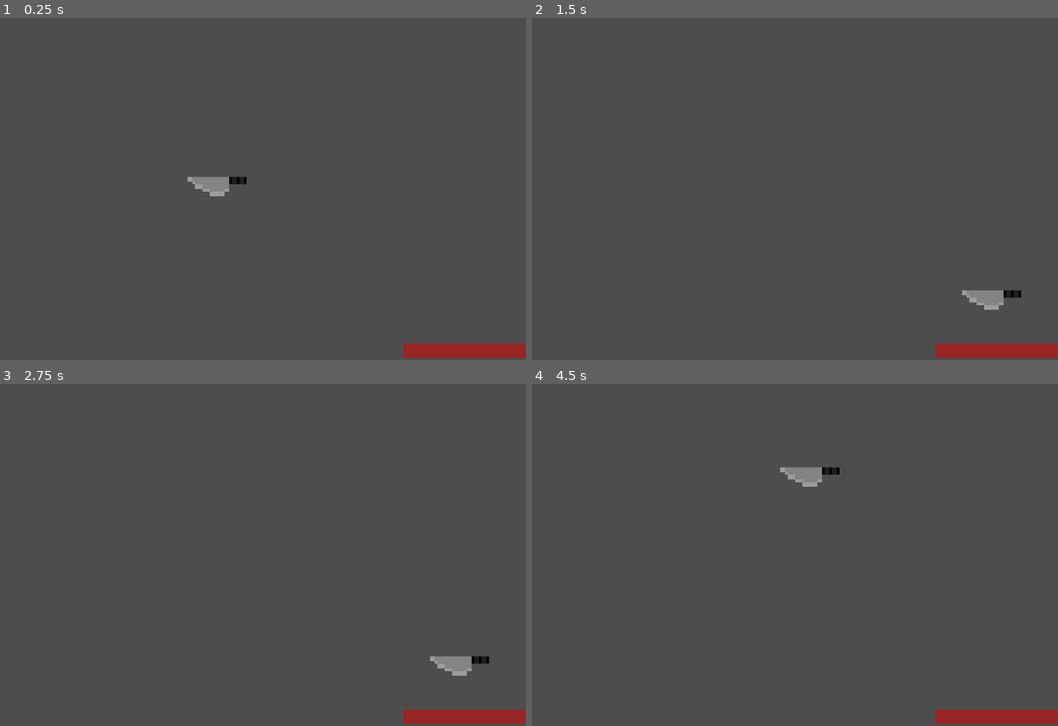
Above: before the commit, frames 1-4 (two rows, left to right).
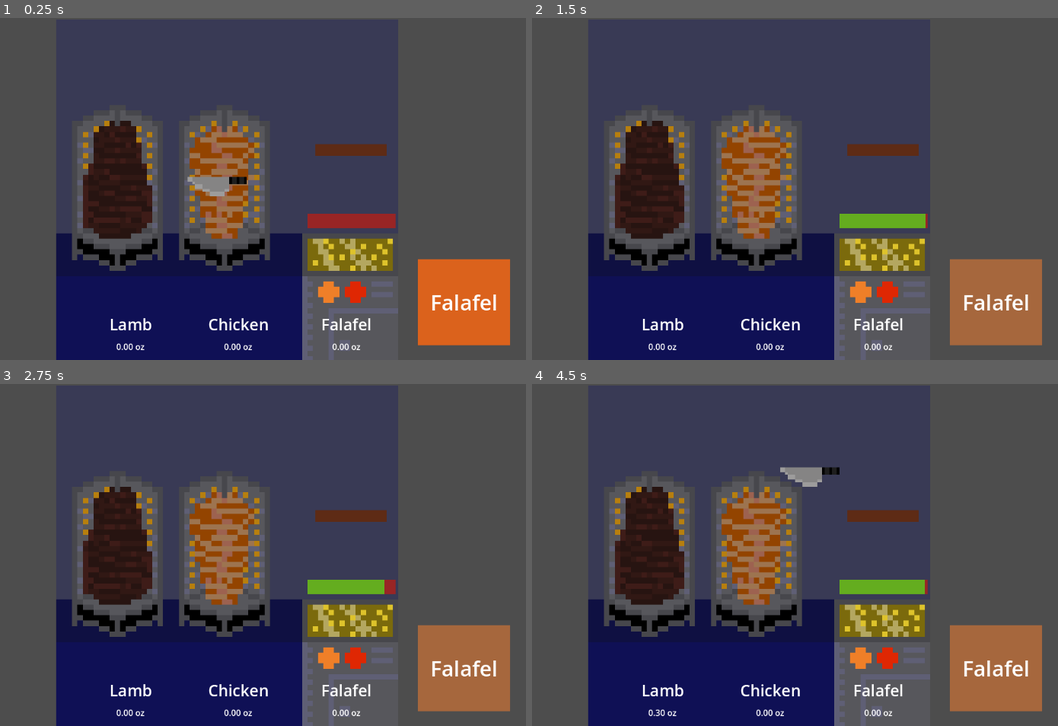
Above: after the commit, the same moments.

Repository: Techno3d/HalalCartSimulator
Game: Godot game, scene res://Minigames/ShawarmaStation.tscn
Same seed, same stepped clock (60 frames per second), same inputs: the game is played once before the commit and once after it. This scene is started directly instead of the project's main scene.
Inputs (mouse positions are in pixels of both pictures, inside the frame that each line leads up to):
- Up to frame 1 (0.25 s): no input
- Up to frame 2 (1.5 s): click (994, 301) at 0.52 s; click (994, 301) at 1.27 s
- Up to frame 3 (2.75 s): click (462, 667) at 2.02 s
- Up to frame 4 (4.5 s): tap Enter at 2.75, 4.25 s; move the mouse to (889, 537) at 2.77 s; click (889, 537) at 2.92 s; tap Space at 3.5 s; move the mouse to (631, 572) at 3.52 s; click (631, 572) at 3.67 s; move the mouse to (816, 479) at 4.27 s; click (816, 479) at 4.42 s

The runs differ from the first frame. In frame 1, 32% of the frame differs, in the area x 10-100%, y 30-100%; in frame 2, 33%; in frame 3, 33%; in frame 4, 33%.

Commit message:
we have the meats

Diff:
--- a/Minigames/ShawarmaStation.tscn
+++ b/Minigames/ShawarmaStation.tscn
@@ -1,6 +1,7 @@
-[gd_scene load_steps=6 format=3 uid="uid://keinytnho8rg"]
+[gd_scene load_steps=11 format=3 uid="uid://keinytnho8rg"]
 
 [ext_resource type="Script" uid="uid://c3nx56o13snd7" path="res://Minigames/shawarma_station.gd" id="1_6drii"]
+[ext_resource type="Texture2D" uid="uid://dxopadp5fq75n" path="res://Assets/SharawmaSceneV1.png" id="2_7kk5t"]
 [ext_resource type="Script" uid="uid://bhgaa1571tpct" path="res://Minigames/shawarma_box.gd" id="2_u3fyx"]
 [ext_resource type="Texture2D" uid="uid://bjp2yrnbw6saf" path="res://Assets/Knife.png" id="3_nn68e"]
 
@@ -10,6 +11,18 @@
 [sub_resource type="StyleBoxFlat" id="StyleBoxFlat_nn68e"]
 bg_color = Color(0.391907, 0.68, 0.1224, 1)
 
+[sub_resource type="LabelSettings" id="LabelSettings_nn68e"]
+font_size = 30
+
+[sub_resource type="StyleBoxFlat" id="StyleBoxFlat_7kk5t"]
+bg_color = Color(0.65, 0.4043, 0.2405, 1)
+
+[sub_resource type="StyleBoxFlat" id="StyleBoxFlat_nbvj5"]
+bg_color = Color(0.86, 0.38614, 0.1118, 1)
+
+[sub_resource type="LabelSettings" id="LabelSettings_7kk5t"]
+font_size = 40
+
 [node name="Control" type="Control"]
 layout_mode = 3
 anchors_preset = 15
@@ -20,41 +33,154 @@
 script = ExtResource("1_6drii")
 
 [node name="TextureRect" type="TextureRect" parent="."]
-layout_mode = 1
-anchors_preset = 15
-anchor_right = 1.0
-anchor_bottom = 1.0
-grow_horizontal = 2
-grow_vertical = 2
+texture_filter = 1
+layout_mode = 1
+anchors_preset = 15
+anchor_right = 1.0
+anchor_bottom = 1.0
+offset_left = 262.0
+offset_top = 3.0
+offset_right = -242.0
+offset_bottom = 3.0
+grow_horizontal = 2
+grow_vertical = 2
+texture = ExtResource("2_7kk5t")
 
 [node name="HitBox1" type="Control" parent="TextureRect"]
 anchors_preset = 0
-offset_left = 161.0
-offset_top = 122.0
-offset_right = 381.0
-offset_bottom = 514.0
+offset_left = 43.0
+offset_top = 186.0
+offset_right = 193.0
+offset_bottom = 440.0
 mouse_filter = 1
 script = ExtResource("2_u3fyx")
 
 [node name="HitBox2" type="Control" parent="TextureRect"]
 anchors_preset = 0
-offset_left = 418.0
-offset_top = 122.0
-offset_right = 638.0
-offset_bottom = 514.0
+offset_left = 245.0
+offset_top = 189.0
+offset_right = 389.0
+offset_bottom = 429.0
 mouse_filter = 1
 script = ExtResource("2_u3fyx")
 type = 1
 
+[node name="HitBox3" type="Control" parent="TextureRect"]
+anchors_preset = 0
+offset_left = 471.0
+offset_top = 406.0
+offset_right = 641.0
+offset_bottom = 534.0
+mouse_filter = 1
+script = ExtResource("2_u3fyx")
+type = 2
+
+[node name="ColorRect" type="ColorRect" parent="TextureRect"]
+layout_mode = 0
+offset_left = 491.0
+offset_top = 236.0
+offset_right = 626.0
+offset_bottom = 258.0
+color = Color(0.37, 0.16798, 0.0814, 1)
+
 [node name="ProgressBar" type="ProgressBar" parent="."]
 layout_mode = 0
-offset_left = 920.0
-offset_top = 617.0
-offset_right = 1151.0
-offset_bottom = 644.0
+offset_left = 738.0
+offset_top = 371.0
+offset_right = 905.0
+offset_bottom = 398.0
 theme_override_colors/font_color = Color(0, 0, 0, 0)
 theme_override_styles/background = SubResource("StyleBoxFlat_u3fyx")
 theme_override_styles/fill = SubResource("StyleBoxFlat_nn68e")
+max_value = 5.0
+
+[node name="HBoxContainer" type="HBoxContainer" parent="."]
+layout_mode = 0
+offset_left = 304.0
+offset_top = 559.0
+offset_right = 912.0
+offset_bottom = 670.0
+
+[node name="Lamb" type="Control" parent="HBoxContainer"]
+custom_minimum_size = Vector2(200, 100)
+layout_mode = 2
+
+[node name="HBoxContainer" type="HBoxContainer" parent="HBoxContainer/Lamb"]
+layout_mode = 1
+anchors_preset = 15
+anchor_right = 1.0
+anchor_bottom = 1.0
+grow_horizontal = 2
+grow_vertical = 2
+alignment = 1
+
+[node name="VBoxContainer" type="VBoxContainer" parent="HBoxContainer/Lamb/HBoxContainer"]
+layout_mode = 2
+theme_override_constants/separation = 10
+
+[node name="Type" type="Label" parent="HBoxContainer/Lamb/HBoxContainer/VBoxContainer"]
+layout_mode = 2
+text = "Lamb"
+label_settings = SubResource("LabelSettings_nn68e")
+
+[node name="Amounts" type="Label" parent="HBoxContainer/Lamb/HBoxContainer/VBoxContainer"]
+layout_mode = 2
+text = "0 oz"
+horizontal_alignment = 1
+
+[node name="Chicken" type="Control" parent="HBoxContainer"]
+custom_minimum_size = Vector2(200, 100)
+layout_mode = 2
+
+[node name="HBoxContainer" type="HBoxContainer" parent="HBoxContainer/Chicken"]
+layout_mode = 1
+anchors_preset = 15
+anchor_right = 1.0
+anchor_bottom = 1.0
+grow_horizontal = 2
+grow_vertical = 2
+alignment = 1
+
+[node name="VBoxContainer" type="VBoxContainer" parent="HBoxContainer/Chicken/HBoxContainer"]
+layout_mode = 2
+theme_override_constants/separation = 10
+
+[node name="Type" type="Label" parent="HBoxContainer/Chicken/HBoxContainer/VBoxContainer"]
+layout_mode = 2
+text = "Chicken"
+label_settings = SubResource("LabelSettings_nn68e")
+
+[node name="Amounts" type="Label" parent="HBoxContainer/Chicken/HBoxContainer/VBoxContainer"]
+layout_mode = 2
+text = "0 oz"
+horizontal_alignment = 1
+
+[node name="Falafel" type="Control" parent="HBoxContainer"]
+custom_minimum_size = Vector2(200, 100)
+layout_mode = 2
+
+[node name="HBoxContainer" type="HBoxContainer" parent="HBoxContainer/Falafel"]
+layout_mode = 1
+anchors_preset = 15
+anchor_right = 1.0
+anchor_bottom = 1.0
+grow_horizontal = 2
+grow_vertical = 2
+alignment = 1
+
+[node name="VBoxContainer" type="VBoxContainer" parent="HBoxContainer/Falafel/HBoxContainer"]
+layout_mode = 2
+theme_override_constants/separation = 10
+
+[node name="Type" type="Label" parent="HBoxContainer/Falafel/HBoxContainer/VBoxContainer"]
+layout_mode = 2
+text = "Falafel"
+label_settings = SubResource("LabelSettings_nn68e")
+
+[node name="Amounts" type="Label" parent="HBoxContainer/Falafel/HBoxContainer/VBoxContainer"]
+layout_mode = 2
+text = "0 oz"
+horizontal_alignment = 1
 
 [node name="Knife" type="Sprite2D" parent="."]
 texture_filter = 1
@@ -64,3 +190,38 @@
 hframes = 3
 vframes = 6
 frame = 11
+
+[node name="ColorRect" type="ColorRect" parent="."]
+layout_mode = 0
+offset_left = 947.0
+offset_top = 457.0
+offset_right = 1122.0
+offset_bottom = 620.0
+color = Color(0.5, 0.25, 0, 1)
+
+[node name="Button" type="Button" parent="ColorRect"]
+layout_mode = 0
+offset_right = 175.0
+offset_bottom = 163.0
+theme_override_styles/focus = SubResource("StyleBoxFlat_7kk5t")
+theme_override_styles/normal = SubResource("StyleBoxFlat_nbvj5")
+
+[node name="Label" type="Label" parent="ColorRect"]
+layout_mode = 1
+anchors_preset = 8
+anchor_left = 0.5
+anchor_top = 0.5
+anchor_right = 0.5
+anchor_bottom = 0.5
+offset_left = -26.0
+offset_top = -11.5
+offset_right = 26.0
+offset_bottom = 11.5
+grow_horizontal = 2
+grow_vertical = 2
+text = "Falafel"
+label_settings = SubResource("LabelSettings_7kk5t")
+
+[node name="FalafelTimer" type="Timer" parent="."]
+wait_time = 5.0
+one_shot = true
--- a/Minigames/shawarma_box.gd
+++ b/Minigames/shawarma_box.gd
@@ -1,14 +1,28 @@
 extends Control
+class_name ShawarmaBox
 
 var is_pressed: bool = false
+var is_falalfel_done: bool = false
 @export var type: int = 0
 
 func _input(event):
-	if event is InputEventMouseButton and event.is_pressed():
+	if event is InputEventMouseButton and is_pressed and event.is_pressed():
 		if type == 0:
-			ManagementHr.oz_of_lamb += 0.1
-			print(ManagementHr.oz_of_lamb)
+			ManagementHr.oz_of_lamb += 0.3
+			#print(ManagementHr.oz_of_lamb)
 		elif type == 1:
-			ManagementHr.oz_of_chicken += 0.1
-		#elif type == 2:
-			#ManagementHr.oz_of_lamb += 0.1
+			ManagementHr.oz_of_chicken += 0.3
+		elif type == 2 and is_falalfel_done:
+			is_falalfel_done = false
+			ManagementHr.oz_of_falalfel += 4
+
+func _ready() -> void:
+	mouse_entered.connect(func():
+		is_pressed = true
+	)
+	mouse_exited.connect(func():
+		is_pressed = false
+	)
+
+func burn():
+	is_falalfel_done = false;
--- a/Minigames/shawarma_station.gd
+++ b/Minigames/shawarma_station.gd
@@ -1,6 +1,26 @@
 extends Control
 
 @onready var knife: Sprite2D = $Knife
+@onready var lamb_label: Label = $HBoxContainer/Lamb/HBoxContainer/VBoxContainer/Amounts
+@onready var chicken_label: Label = $HBoxContainer/Chicken/HBoxContainer/VBoxContainer/Amounts
+@onready var falalfel_label: Label = $HBoxContainer/Falafel/HBoxContainer/VBoxContainer/Amounts
+@onready var falafel_box: Button = $ColorRect/Button
+@onready var hit_box_3: ShawarmaBox = $TextureRect/HitBox3
+@onready var falafel_timer: Timer = $FalafelTimer
+@onready var progress_bar: ProgressBar = $ProgressBar
+
+func _ready() -> void:
+	falafel_box.pressed.connect(func():
+		falafel_timer.start()
+		falafel_timer.timeout.connect(func():
+				hit_box_3.is_falalfel_done = true
+				get_tree().create_timer(4).timeout.connect(func(): hit_box_3.burn())
+		)
+	)
 
 func _process(delta: float) -> void:
 	knife.position = get_global_mouse_position()
+	lamb_label.text = "%.2f oz" % [ManagementHr.oz_of_lamb]
+	chicken_label.text = "%.2f oz" % [ManagementHr.oz_of_chicken]
+	falalfel_label.text = "%.2f oz" % [ManagementHr.oz_of_falalfel]
+	progress_bar.value = falafel_timer.time_left
Not shown, added: Assets/Frying Basket Cooked.png.import
Not shown, added: Assets/Frying Basket Empty.png.import
Not shown, added: Assets/Frying Basket Full.png.import
Not shown, added: Assets/Frying Basket in Frying.png.import
Not shown, added: Assets/SharawmaSceneV1.png.import
Not shown, added: Assets/Uncooked Fafafel.png.import
